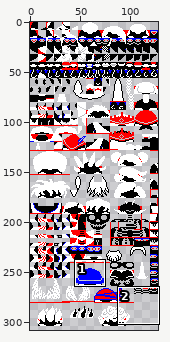
File history of a sprite sheet, resources/sprites/face.png. Above: a wide view before the commit, with the close-up outlined.
Close-up. The starting point:
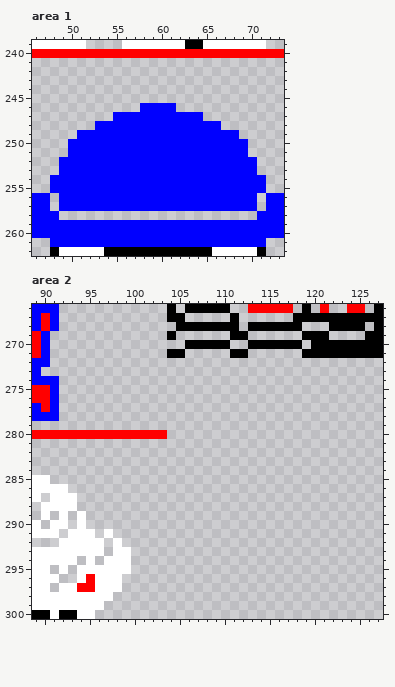
The file is 128x320 pixels. Pixels under 10% opacity are left out. Shown: area 1: x 46..73, y 239..262; area 2: x 89..127, y 266..300. The wide view leaves out empty margins.
After the commit:
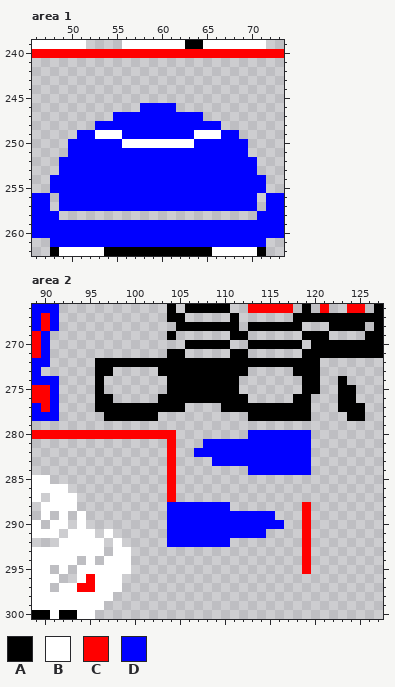
Palette (. is transparent): A #000000  B #ffffff  C #ff0000  D #0000ff
Edits made:
Area 1:
y 249: x 53..55 DDD -> BBB; x 64..66 DDD -> BBB
y 250: x 56..63 DDDDDDDD -> BBBBBBBB
Area 2:
y 272: x 96..120 ......................... -> AAAAAAAAAAAAAAAAAAAAAAAAA
y 273: x 96..97 .. -> AA; x 103..112 .......... -> AAAAAAAAAA; x 118..120 ... -> AAA
y 274: x 96 . -> A; x 104..111 ........ -> AAAAAAAA; x 119..120 .. -> AA; x 123 . -> A
y 275: x 96 . -> A; x 104..111 ........ -> AAAAAAAA; x 119..120 .. -> AA; x 123..124 .. -> AA
y 276: x 96..97 .. -> AA; x 103..112 .......... -> AAAAAAAAAA; x 118..119 .. -> AA; x 123..124 .. -> AA
y 277: x 96..105 .......... -> AAAAAAAAAA; x 110..119 .......... -> AAAAAAAAAA; x 123..125 ... -> AAA
y 278: x 97..102 ...... -> AAAAAA; x 113..119 ....... -> AAAAAAA; x 124..125 .. -> AA
y 280: x 104 . -> C; x 113..119 ....... -> DDDDDDD
y 281: x 104 . -> C; x 108..119 ............ -> DDDDDDDDDDDD
y 282: x 104 . -> C; x 107..119 ............. -> DDDDDDDDDDDDD
y 283: x 104 . -> C; x 109..119 ........... -> DDDDDDDDDDD
y 284: x 104 . -> C; x 113..119 ....... -> DDDDDDD
y 285..287: x 104 . -> C
y 288: x 104..110 ....... -> DDDDDDD; x 119 . -> C
y 289: x 104..115 ............ -> DDDDDDDDDDDD; x 119 . -> C
y 290: x 104..116 ............. -> DDDDDDDDDDDDD; x 119 . -> C
y 291: x 104..114 ........... -> DDDDDDDDDDD; x 119 . -> C
y 292: x 104..110 ....... -> DDDDDDD; x 119 . -> C
y 293..295: x 119 . -> C
